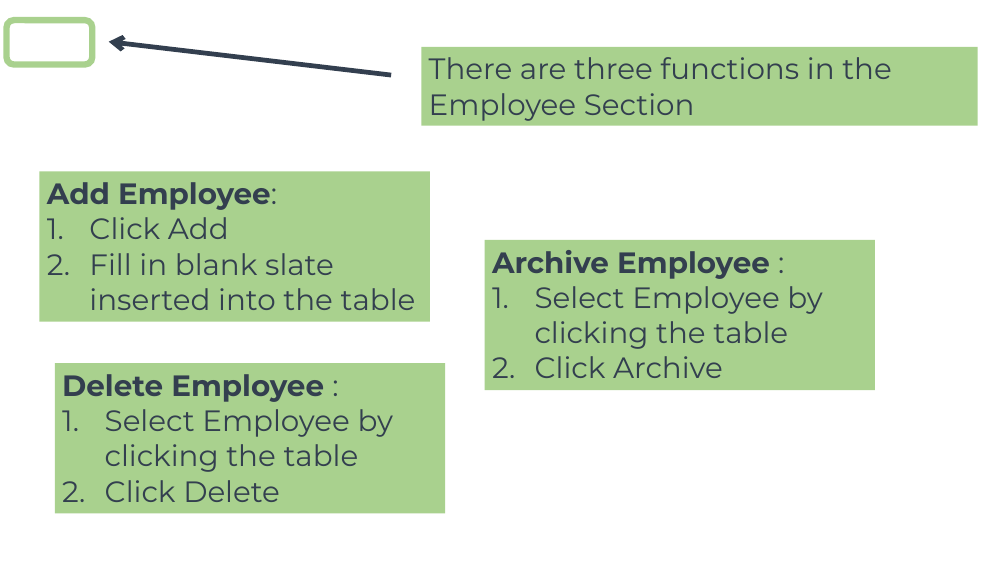
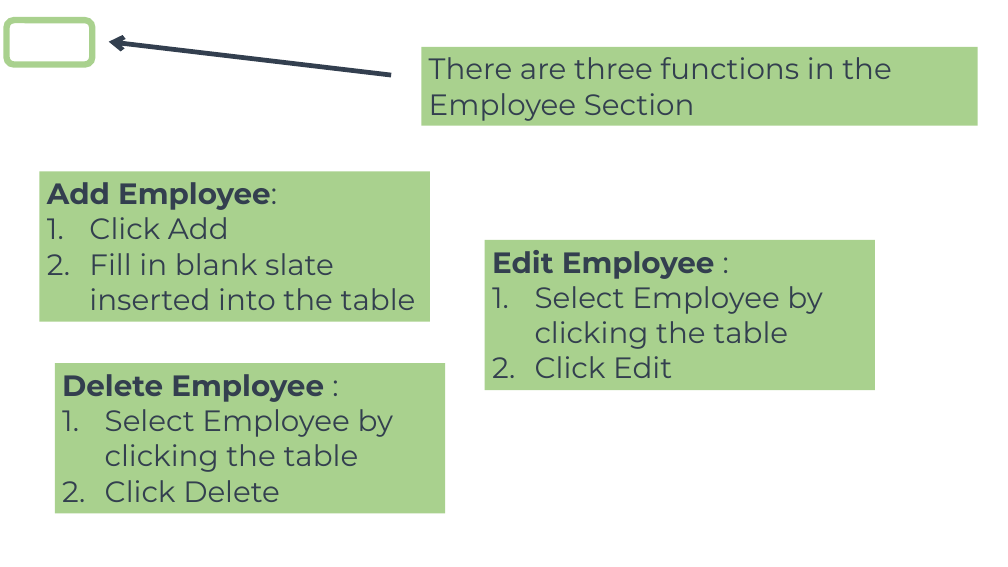
Before and after one commit to joshuawootonn/time-track, a slide deck: slide 5 of Instructions/Admin Presentation.pptx. Drawn at 1008x567 pixels with LibreOffice and Linux fonts; fonts in the diff are those of the drawing; background and template pictures are left out. Boxes give left, top, right and bottom in pixels: in the first picture for what was removed or moved away, otherwise in the second. Text is boxed around its words. In the diff, an @@ line names an element or a change of style, - is before the commit and + after.

```diff
--- a/Instructions/Admin Presentation.pptx
+++ b/Instructions/Admin Presentation.pptx
@@ text in rectangle at (x1=492, y1=250, x2=715, y2=279): text changed @@
-Archive Employee :
+Edit Employee :
@@ text in rectangle at (x1=535, y1=356, x2=672, y2=378): text changed @@
-2. Click Archive
+2. Click Edit
```
Also in this commit, not shown: 11 other slides changed, 1 slide removed, 7 other files.
